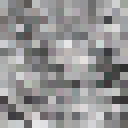
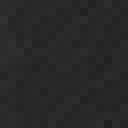
The second 128px x 128px image is a revision of the first. Changes to its layers:
painted on "Группа 1" over (0, 0, 128, 128)
